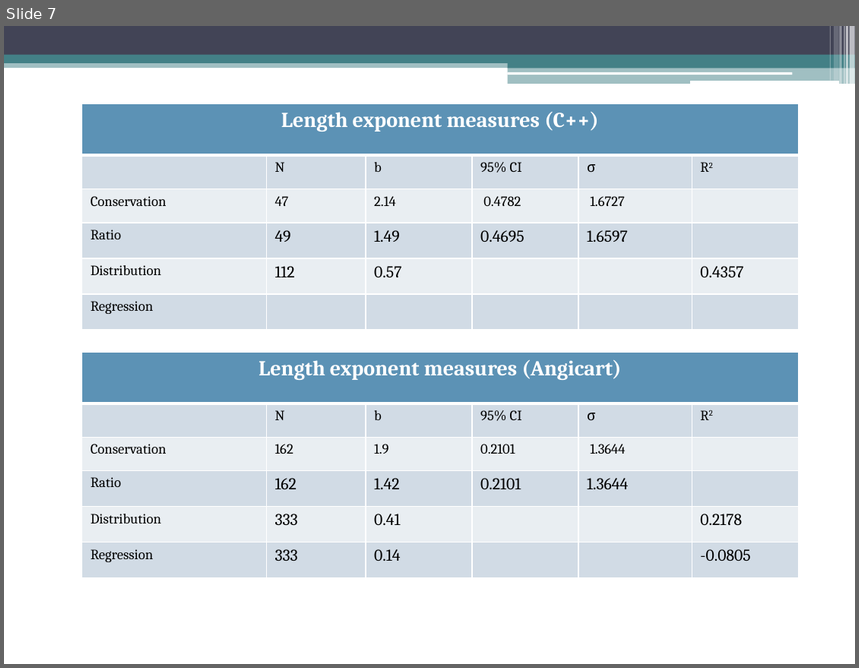
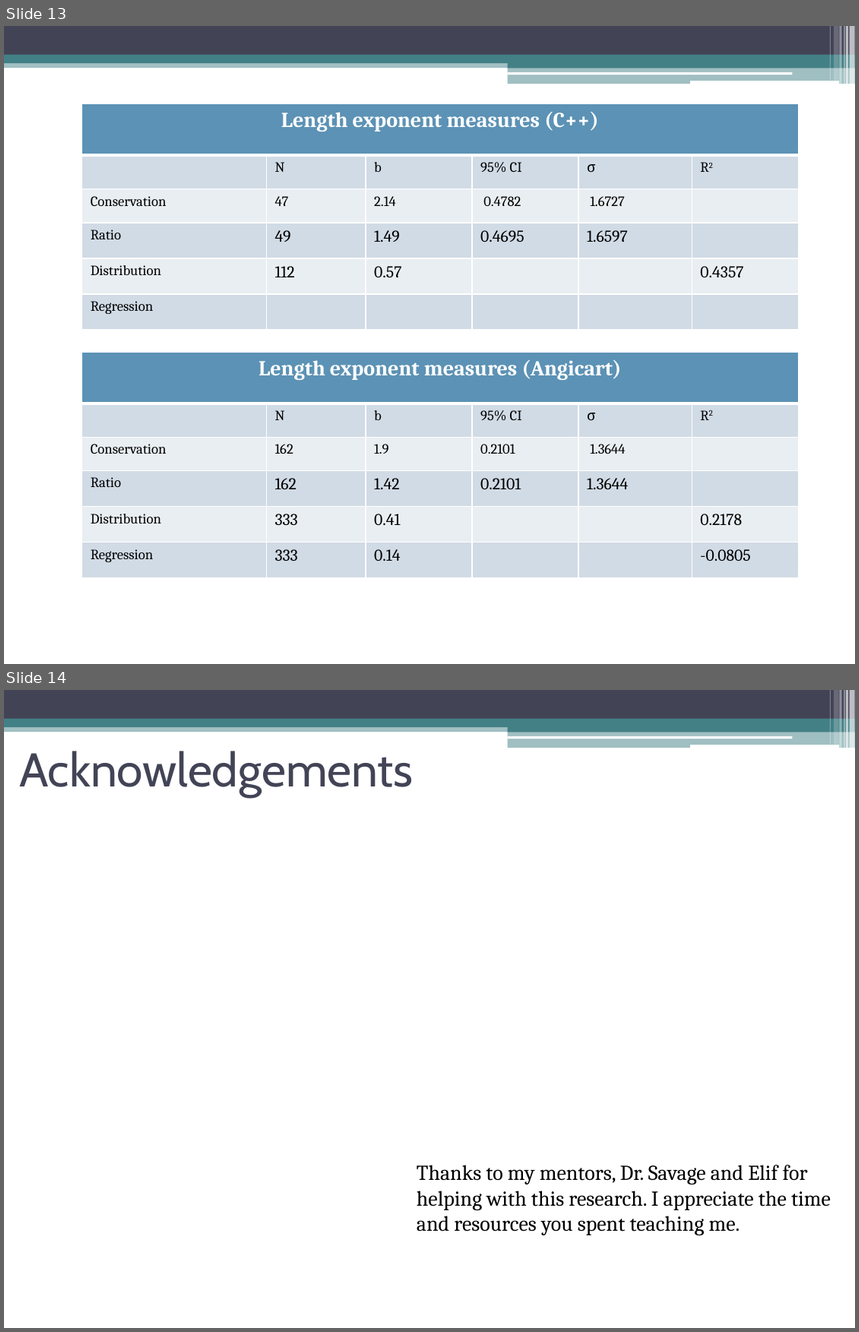
Before and after one commit to jocelynshen/angicart-biological-scaling, a slide deck: papers/ScalingExponentMethodsPresentation.pptx. Shown one above the other, each under a label of ours: slide 7 before the commit, slides 13 and 14 after it. The pictures are 859x668 and 859x1332 pixels, drawn with LibreOffice and Linux fonts; fonts in the diff are those of the drawing. Boxes give left, top, right and bottom in pixels: in the first picture for what was removed or moved away, otherwise in the second. Text is boxed around its words. In the diff, an @@ line names an element or a change of style, - is before the commit and + after.

```diff
--- a/papers/ScalingExponentMethodsPresentation.pptx
+++ b/papers/ScalingExponentMethodsPresentation.pptx
@@ slide 14 added at <box>4,690,855,1328</box>, background #FFFFFF; not listed: 13 template elements that a slide beside it also shows @@
@@ title added at <box>19,751,413,798</box>, 40 pt, text #424456 @@
+Acknowledgements
@@ text added at <box>417,1165,831,1236</box>, 18 pt, text #000000 @@
+Thanks to my mentors, Dr. Savage and Elif for helping with this research. I appreciate the time and resources you spent teaching me.
@@ what was slide 7 is now slide 13 @@
```
Also in this commit, not shown: 1 slide changed, 6 other slides added, 58 other files.
